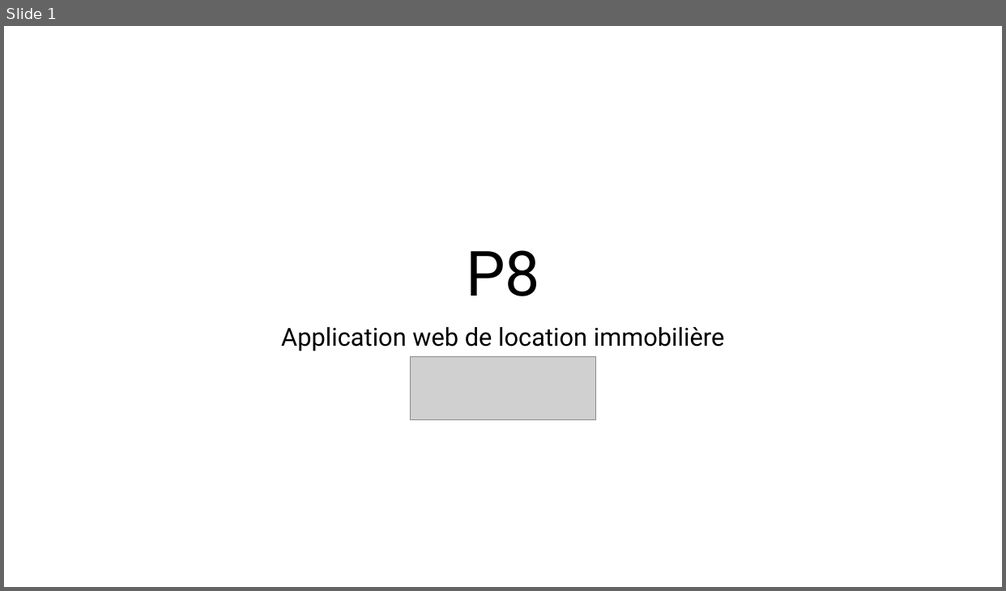
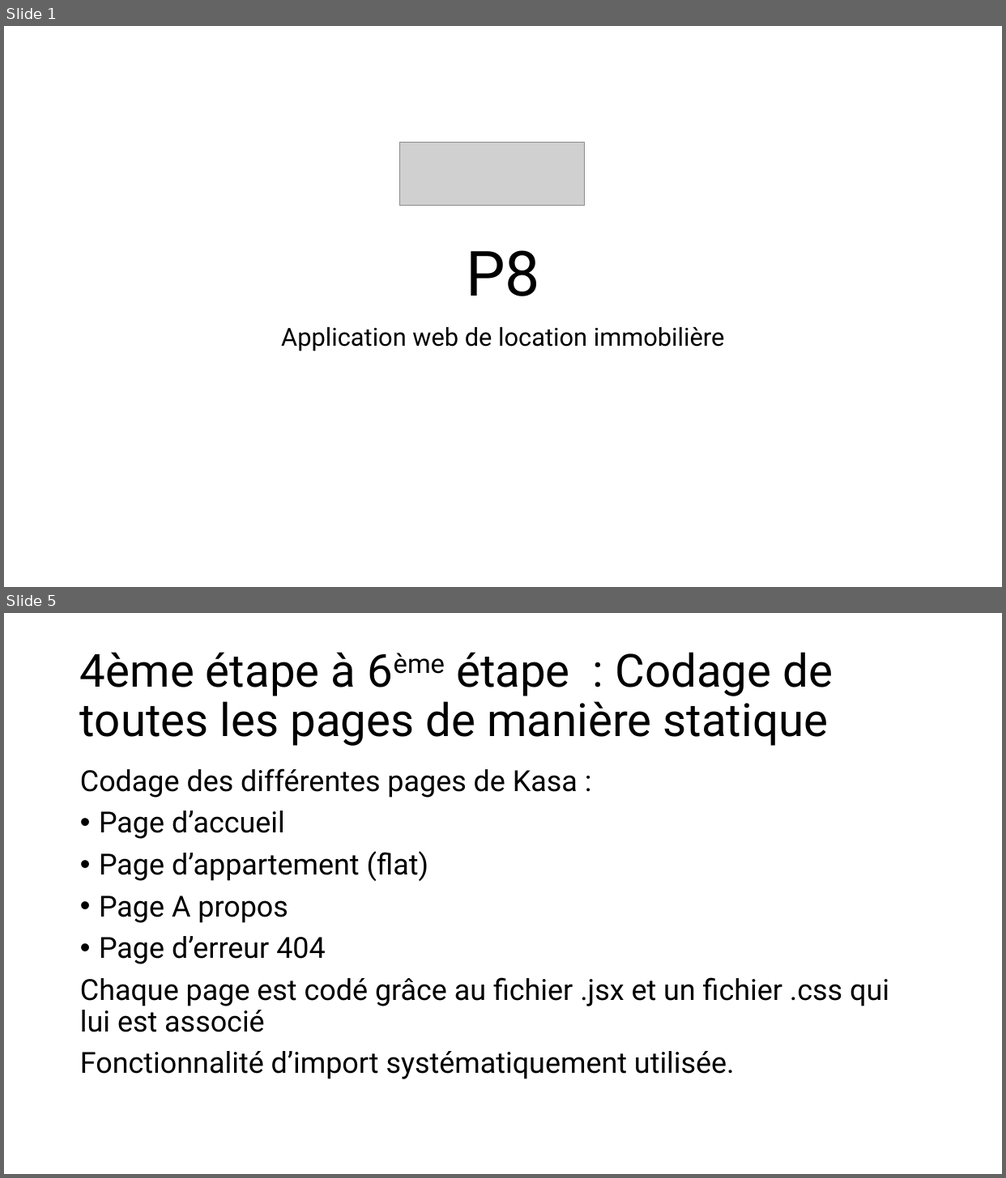
Before and after one commit to DylanMarioGilbert/P8, a slide deck: Présentation soutenance P8.pptx. Shown one above the other, each under a label of ours: slide 1 before the commit, slides 1 and 5 after it; the slides between them are not shown. The pictures are 1006x591 and 1006x1178 pixels, drawn with LibreOffice and Linux fonts; fonts in the diff are those of the drawing; grey boxes stand for pictures. Boxes give left, top, right and bottom in pixels: in the first picture for what was removed or moved away, otherwise in the second. Text is boxed around its words. In the diff, an @@ line names an element or a change of style, - is before the commit and + after.

```diff
--- a/Présentation soutenance P8.pptx
+++ b/Présentation soutenance P8.pptx
@@ slide 5 added at <box>4,613,1002,1174</box>, background #FFFFFF @@
@@ title added at <box>80,652,833,746</box>, 44 pt, text #000000 @@
+4ème étape à 6ème étape : Codage de toutes les pages de manière statique
@@ text added at <box>80,769,889,1080</box>, 28 pt, text #000000 @@
+Codage des différentes pages de Kasa :
+• Page d’accueil
+• Page d’appartement (flat)
+• Page A propos
+• Page d’erreur 404
+Chaque page est codé grâce au fichier .jsx et un fichier .css qui lui est associé
+Fonctionnalité d’import systématiquement utilisée.
@@ slide 1 changed as well @@
@@ picture: place and size @@
-picture at <box>411,357,595,420</box>
+picture at <box>399,142,584,206</box>
```
Also in this commit, not shown: 7 other slides added, 4 other files.
